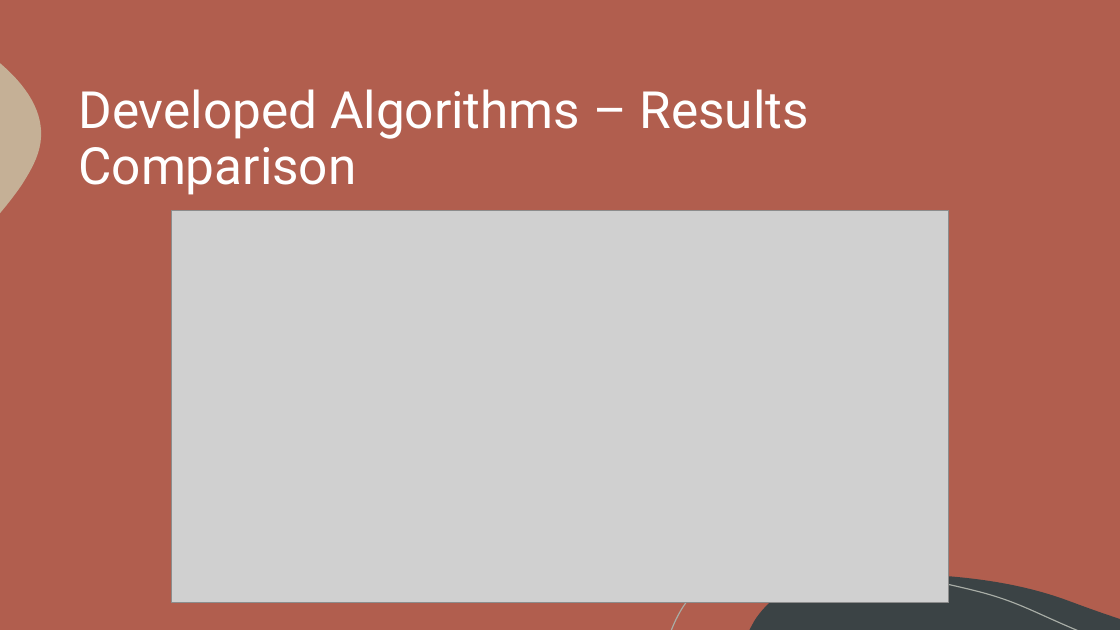
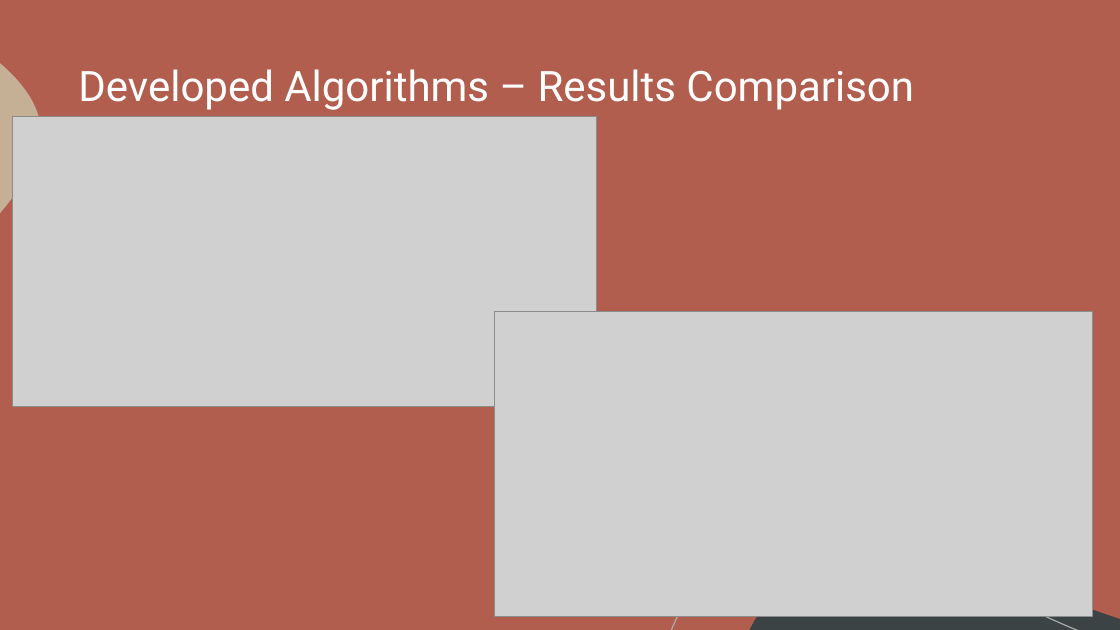
Before and after one commit to itsdomsantos/IART-2022, a slide deck: slide 9 of proj2/iart_proj2_final.pptx (slide 13 before the commit). Drawn at 1120x630 pixels with LibreOffice and Linux fonts; fonts in the diff are those of the drawing; grey boxes stand for pictures. Boxes give left, top, right and bottom in pixels: in the first picture for what was removed or moved away, otherwise in the second. Text is boxed around its words. In the diff, an @@ line names an element or a change of style, - is before the commit and + after.

```diff
--- a/proj2/iart_proj2_final.pptx
+++ b/proj2/iart_proj2_final.pptx
@@ title "Developed Algorithms – Results Comparison": place and size @@
-title "Developed Algorithms – Results Comparison" at [78,89,809,195]
+title "Developed Algorithms – Results Comparison" at [78,69,914,110]
@@ title "Developed Algorithms – Results Comparison" at [78,69,914,110]: size 44 to 36 pt @@
@@ picture added at [13,117,597,408] @@
@@ picture removed at [171,210,949,603] @@
@@ picture added at [495,312,1093,617] @@
```
Also in this commit, not shown: 2 other slides changed, 1 slide added, 5 slides removed, 5 other files.
